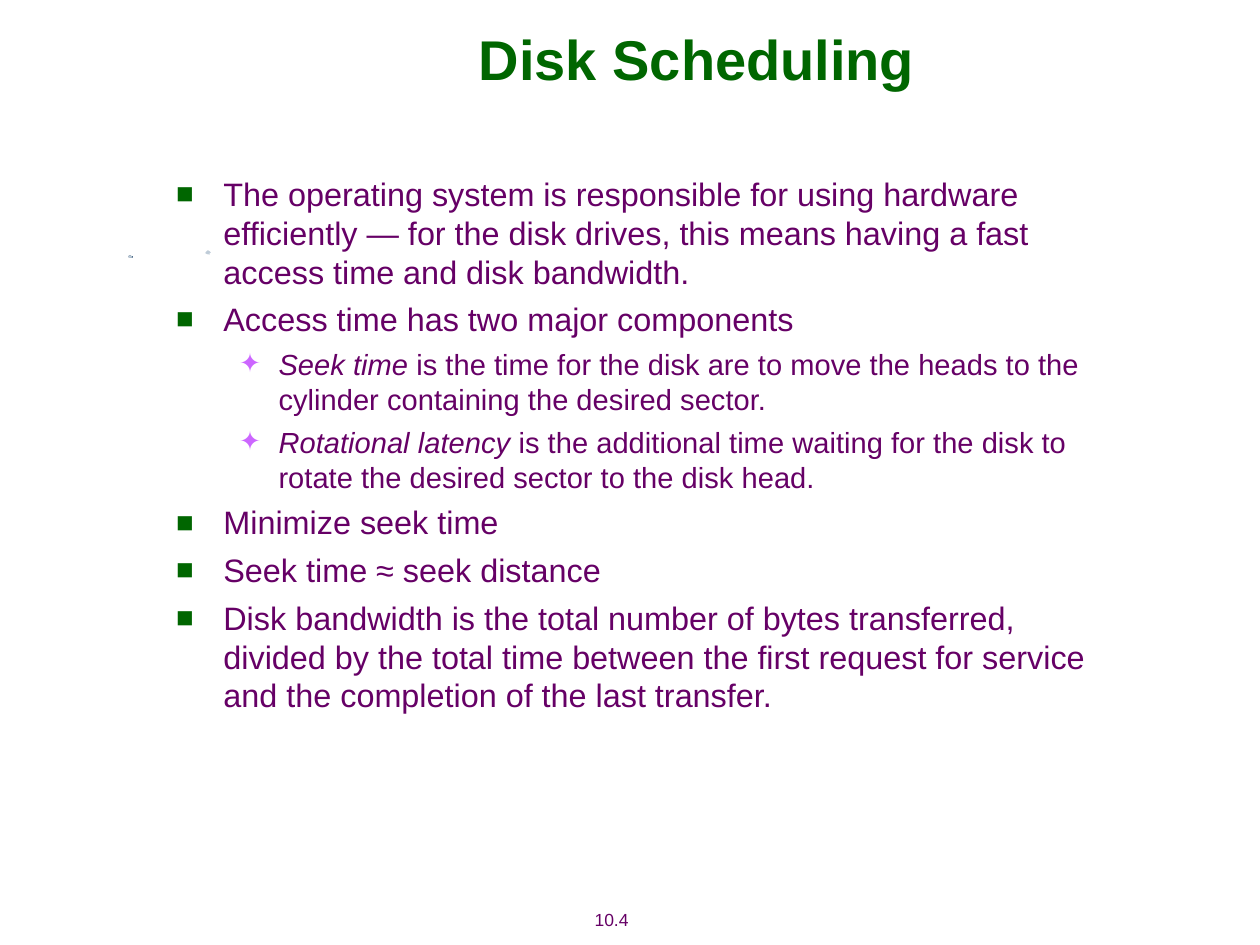
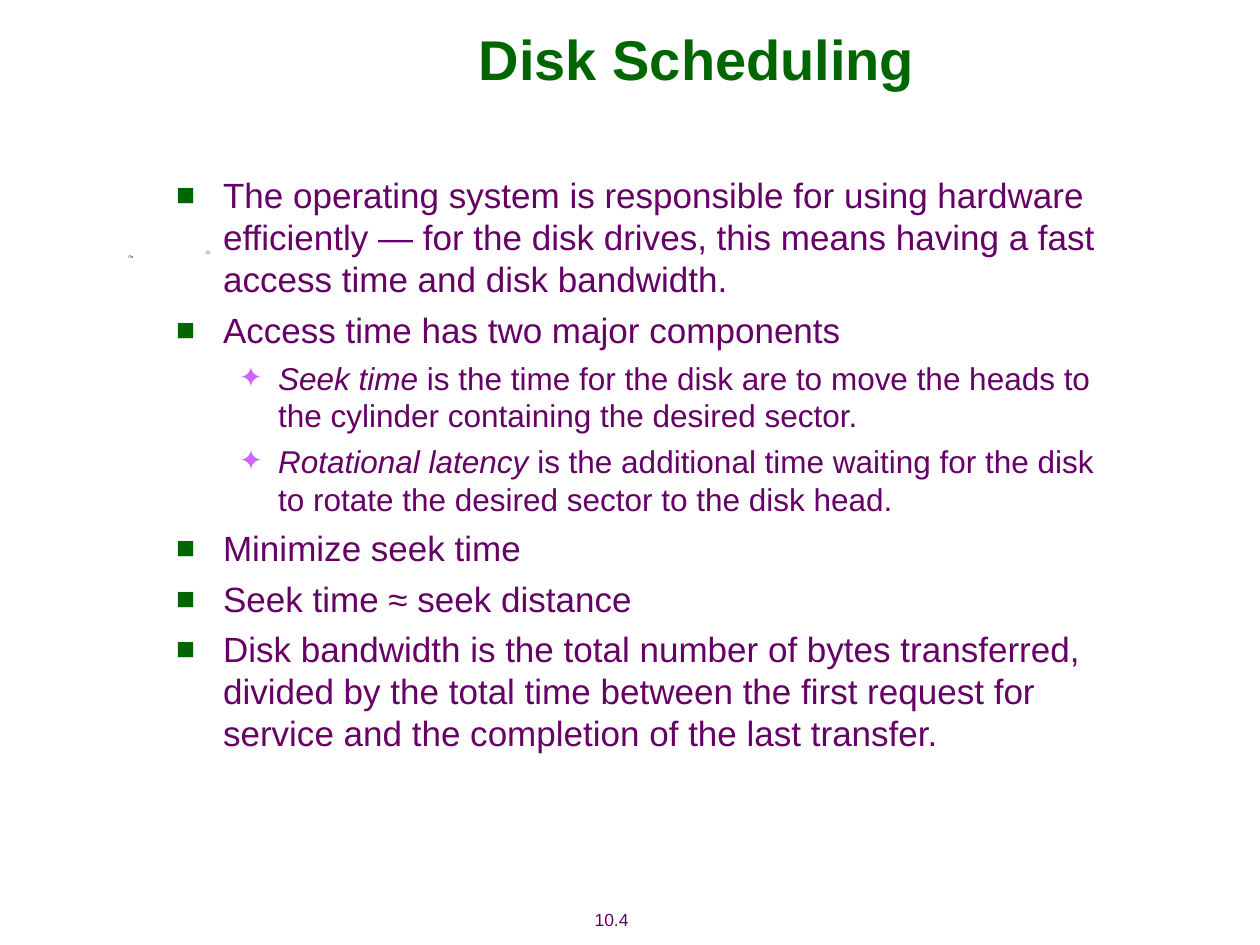
Before and after one commit to tejakunchavenkata/utils, a slide deck: slide 4 of Library/os/ch12-O diskSchedAndRAID_CS.ppt. Drawn at 1260x945 pixels with LibreOffice and Linux fonts; fonts in the diff are those of the drawing. Boxes give left, top, right and bottom in pixels: in the first picture for what was removed or moved away, otherwise in the second. Text is boxed around its words. In the diff, an @@ line names an element or a change of style, - is before the commit and + after.

```diff
--- a/Library/os/ch12-O diskSchedAndRAID_CS.ppt
+++ b/Library/os/ch12-O diskSchedAndRAID_CS.ppt
@@ text "The operating system is responsible ..." at [223, 182, 1094, 753]: size 18.5 to 20 pt in "The operating system is responsible for using ...", "Access time has two major components", "Minimize seek time", "Seek time ≈ seek distance" and 1 more places; size 16.6 to 18 pt in "Seek time is the time for the ...", "Rotational latency is the additional time waiting ..."; indent changed @@
```
Also in this commit, not shown: 17 other slides changed, 4 other files.
